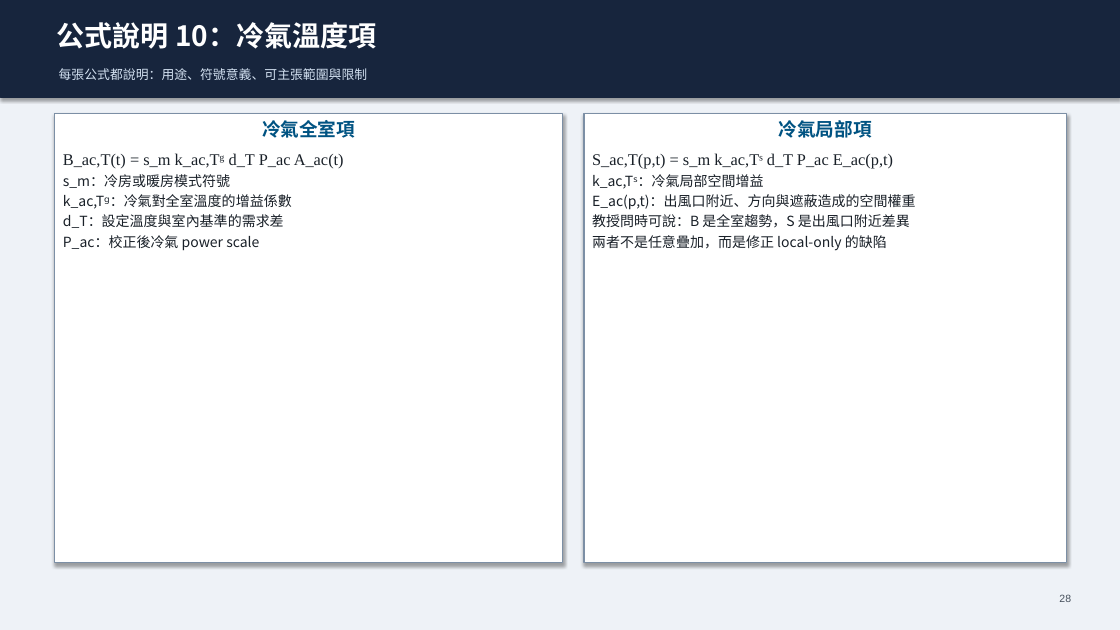
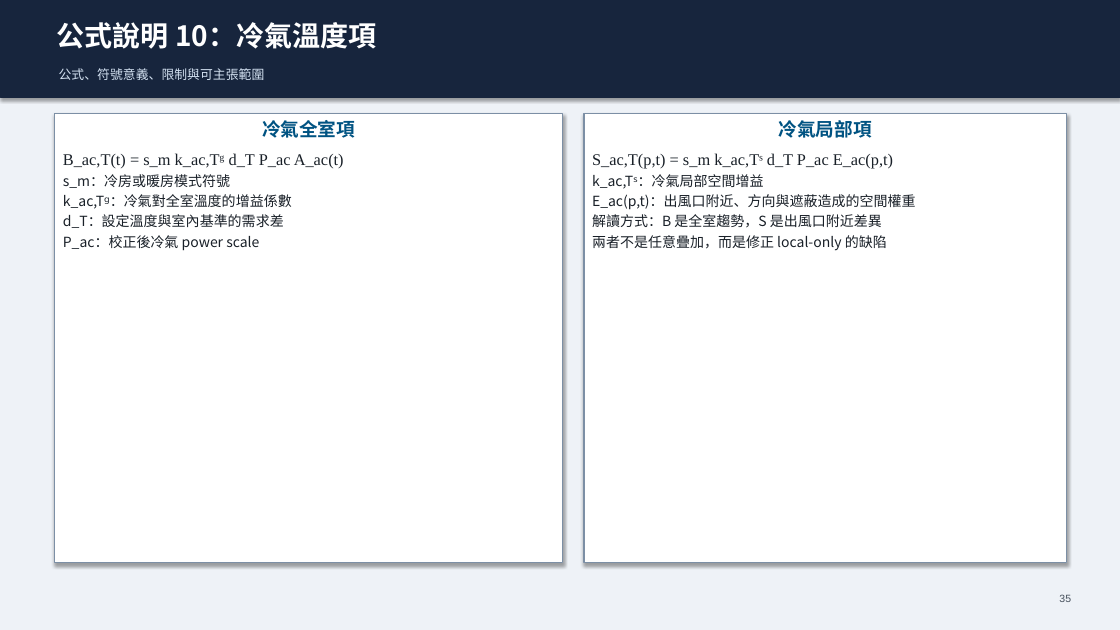
Before and after one commit to Yunitrish006006/A-Spatial-Digital-Twin-Prototype-for-Indoor-Spaces-with-Environmental-Factors, a slide deck: slide 35 of docs/papers/thesis/thesis_presentation_zh_30min.pptx (slide 28 before the commit). Drawn at 1120x630 pixels with LibreOffice and Linux fonts; fonts in the diff are those of the drawing. Boxes give left, top, right and bottom in pixels: in the first picture for what was removed or moved away, otherwise in the second. Text is boxed around its words. In the diff, an @@ line names an element or a change of style, - is before the commit and + after.

```diff
--- a/docs/papers/thesis/thesis_presentation_zh_30min.pptx
+++ b/docs/papers/thesis/thesis_presentation_zh_30min.pptx
@@ text "公式說明 10：冷氣溫度項" at [57, 22, 376, 49]: font Noto Sans CJK SC to Noto Sans CJK TC @@
@@ text at [59, 68, 265, 80]: text changed; font Noto Sans CJK SC to Noto Sans CJK TC @@
-每張公式都說明：用途、符號意義、可主張範圍與限制
+公式、符號意義、限制與可主張範圍
@@ text in rectangle at [63, 120, 355, 251]: font Noto Sans CJK SC to Noto Sans CJK TC in "冷氣全室項", "s_m：冷房或暖房模式符號", "k_ac,Tᵍ：冷氣對全室溫度的增益係數", "d_T：設定溫度與室內基準的需求差" and 1 more places @@
@@ text in rectangle at [592, 120, 916, 251]: font Noto Sans CJK SC to Noto Sans CJK TC in "冷氣局部項", "k_ac,Tˢ：冷氣局部空間增益", "E_ac(p,t)：出風口附近、方向與遮蔽造成的空間權重", "兩者不是任意疊加，而是修正 local-only 的缺陷" @@
@@ text in rectangle at [592, 214, 882, 228]: text changed; font Noto Sans CJK SC to Noto Sans CJK TC @@
-教授問時可說：B 是全室趨勢，S 是出風口附近差異
+解讀方式：B 是全室趨勢，S 是出風口附近差異
```
Also in this commit, not shown: 45 other slides changed, 7 slides added, 7 other files.
